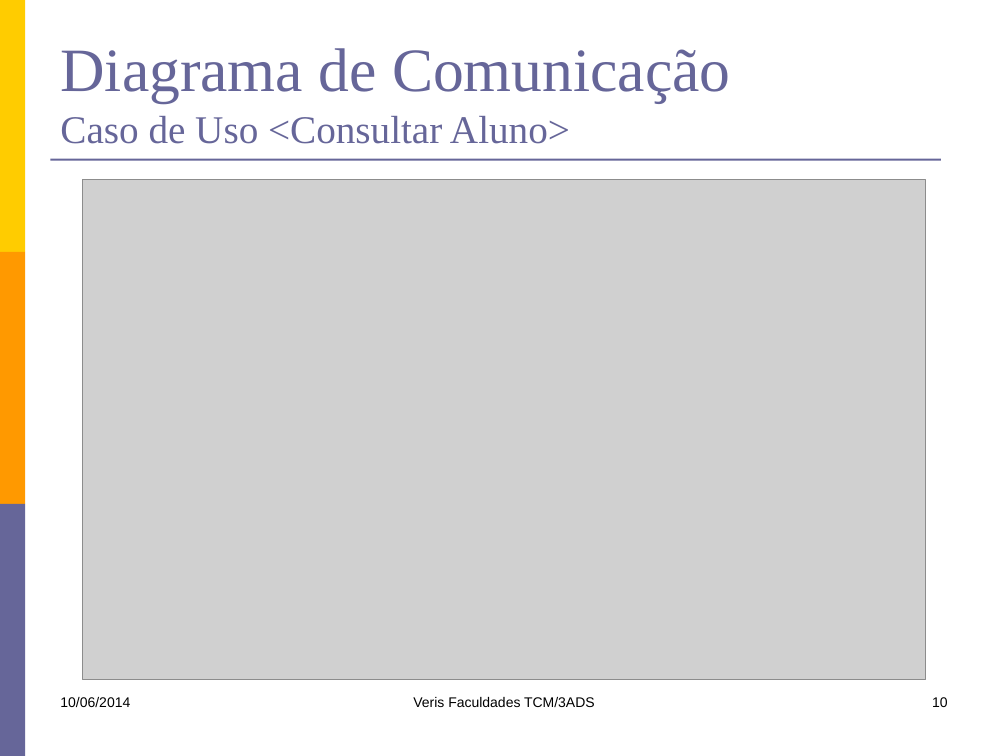
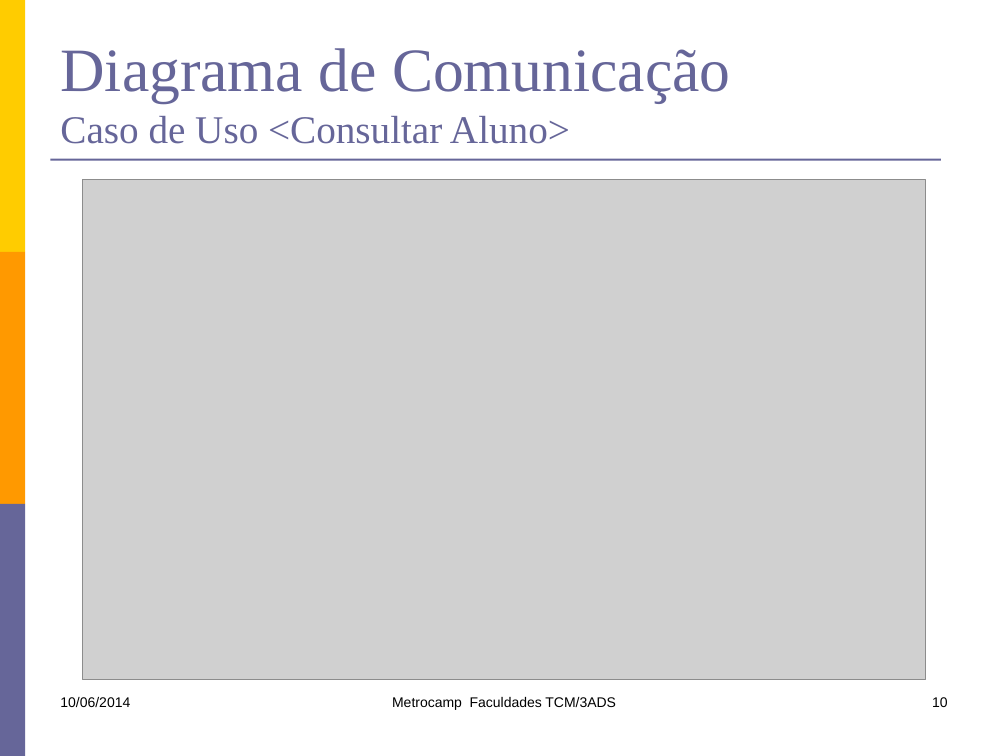
Before and after one commit to lfernandobra/pi5g1s14, a slide deck: slide 10 of documentacao/G5_Apresentacao1sem2014.pptx. Drawn at 1008x756 pixels with LibreOffice and Linux fonts; fonts in the diff are those of the drawing; grey boxes stand for pictures. Boxes give left, top, right and bottom in pixels: in the first picture for what was removed or moved away, otherwise in the second. Text is boxed around its words. In the diff, an @@ line names an element or a change of style, - is before the commit and + after.

```diff
--- a/documentacao/G5_Apresentacao1sem2014.pptx
+++ b/documentacao/G5_Apresentacao1sem2014.pptx
@@ text at (392,697,616,710): text changed @@
-Veris Faculdades TCM/3ADS
+Metrocamp Faculdades TCM/3ADS
```
Also in this commit, not shown: 8 other slides changed, 1 other file.
